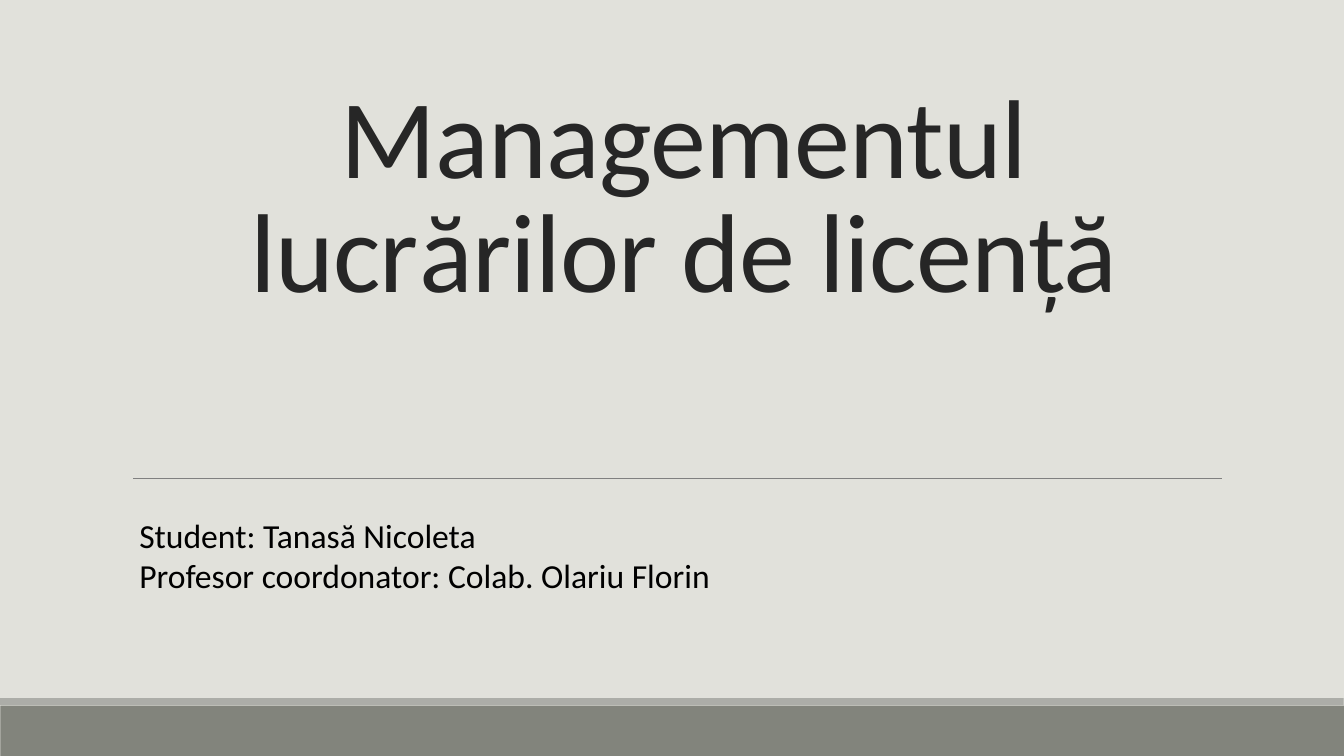
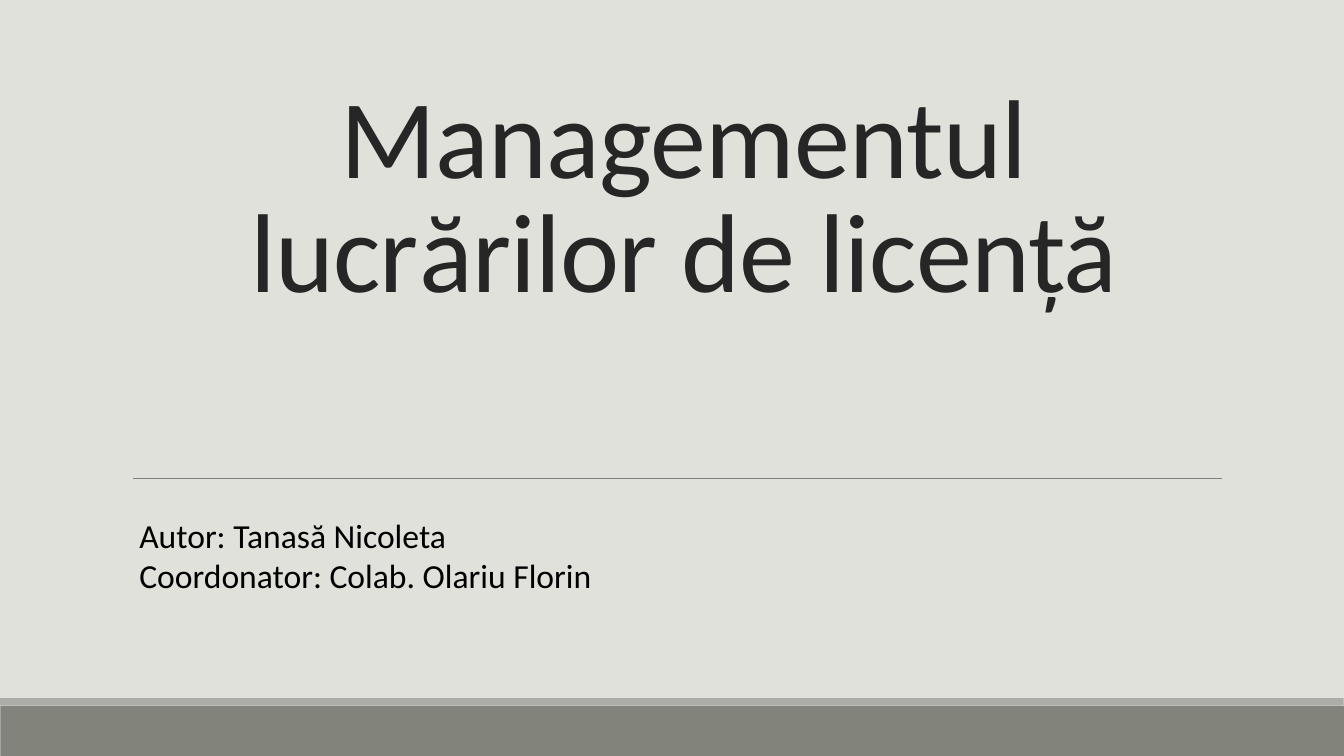
Before and after one commit to Tanasa-Nicoleta/bachelorManagement, a slide deck: slide 1 of Documents/ppt and video/Bachelor Degree Management.pptx. Drawn at 1344x756 pixels with LibreOffice and Linux fonts; fonts in the diff are those of the drawing. Boxes give left, top, right and bottom in pixels: in the first picture for what was removed or moved away, otherwise in the second. Text is boxed around its words. In the diff, an @@ line names an element or a change of style, - is before the commit and + after.

```diff
--- a/Documents/ppt and video/Bachelor Degree Management.pptx
+++ b/Documents/ppt and video/Bachelor Degree Management.pptx
@@ text at bbox=[139, 524, 591, 589]: text changed @@
-Student: Tanasă Nicoleta
-Profesor coordonator: Colab. Olariu Florin
+Autor: Tanasă Nicoleta
+Coordonator: Colab. Olariu Florin
```
Also in this commit, not shown: 3 other slides changed, 2 slides added, 6 slides removed, 23 other files.
